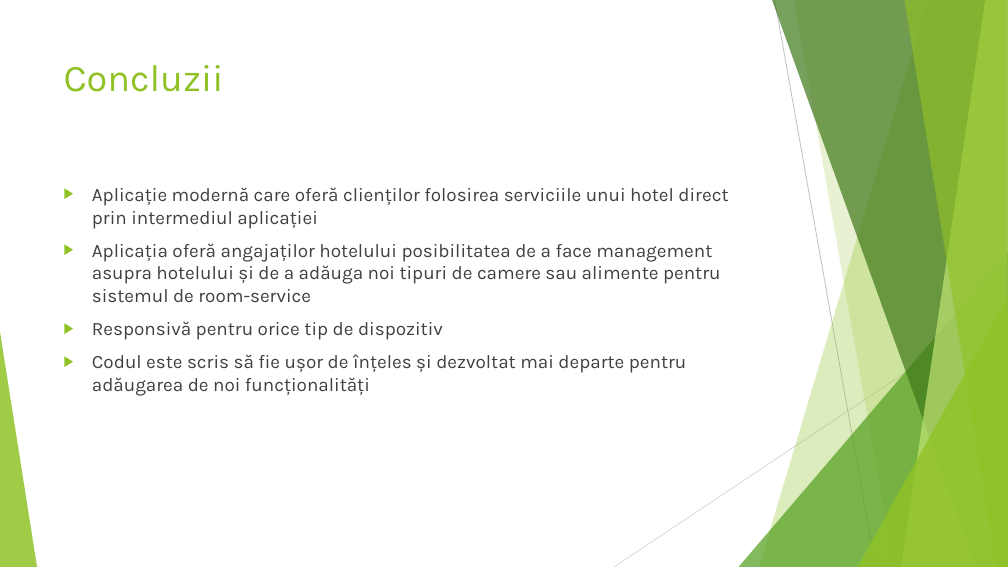
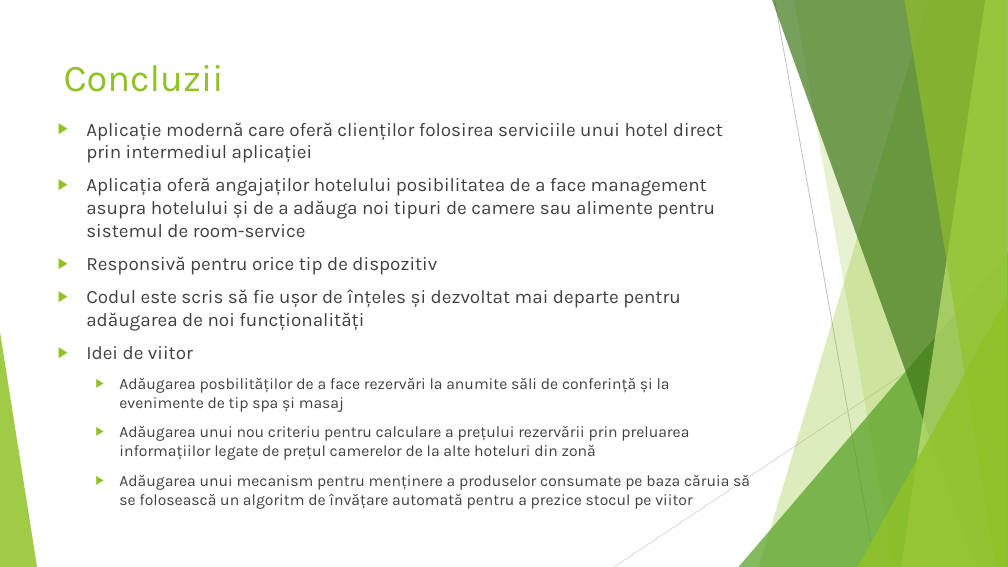
Before and after one commit to stefan-adrian/hotel-manager, a slide deck: slide 13 of documentation/videos/hotel-manager.pptx. Drawn at 1008x567 pixels with LibreOffice and Linux fonts; fonts in the diff are those of the drawing. Boxes give left, top, right and bottom in pixels: in the first picture for what was removed or moved away, otherwise in the second. Text is boxed around its words. In the diff, an @@ line names an element or a change of style, - is before the commit and + after.

```diff
--- a/documentation/videos/hotel-manager.pptx
+++ b/documentation/videos/hotel-manager.pptx
@@ text "Aplicație modernă care oferă clienților ...": place and size @@
-text "Aplicație modernă care oferă clienților ..." at [92, 187, 728, 396]
+text "Aplicație modernă care oferă clienților ..." at [86, 122, 750, 509]
@@ text at [86, 346, 750, 509]: paragraphs added @@
+▶ Idei de viitor
+  ▶ Adăugarea posbilităților de a face rezervări la anumite săli de conferință și la evenimente de tip spa și masaj
+  ▶ Adăugarea unui nou criteriu pentru calculare a prețului rezervării prin preluarea informațiilor legate de prețul camerelor de la alte hoteluri din zonă
+  ▶ Adăugarea unui mecanism pentru menținere a produselor consumate pe baza căruia să se folosească un algoritm de învățare automată pentru a prezice stocul pe viitor
```
Also in this commit, not shown: 6 other slides changed.
